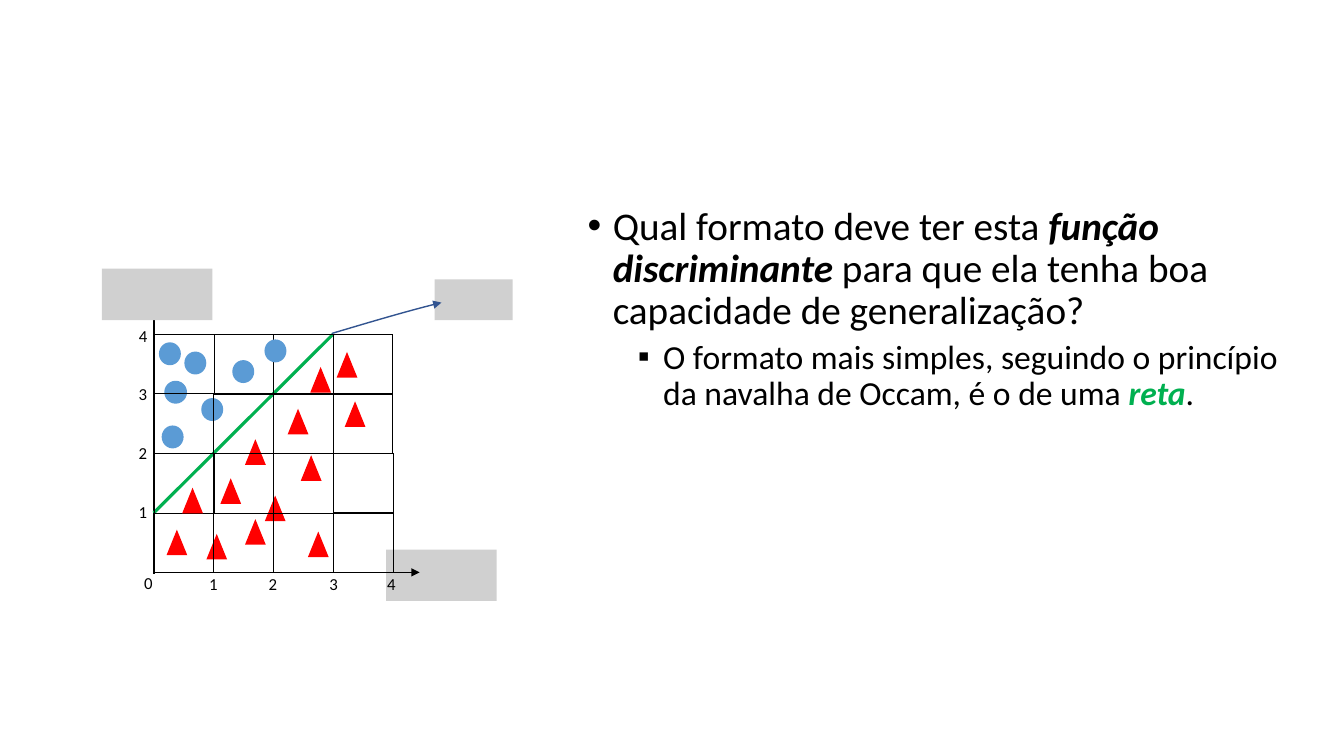
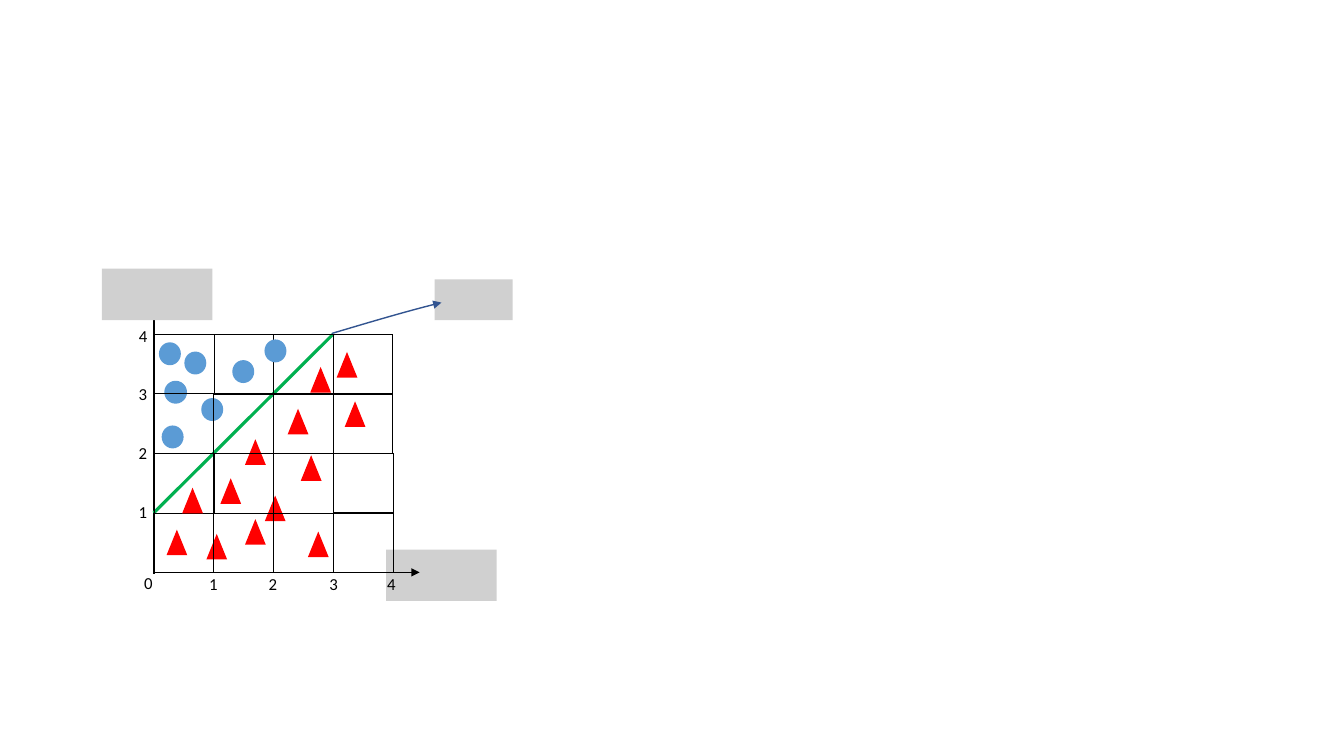
Before and after one commit to zz4fap/t320_aprendizado_de_maquina, a slide deck: slide 21 of slides/T320_Classificação (Parte I).pptx. Drawn at 1344x756 pixels with LibreOffice and Linux fonts; fonts in the diff are those of the drawing; grey boxes stand for pictures. Boxes give left, top, right and bottom in pixels: in the first picture for what was removed or moved away, otherwise in the second. Text is boxed around its words. In the diff, an @@ line names an element or a change of style, - is before the commit and + after.

```diff
--- a/slides/T320_Classificação (Parte I).pptx
+++ b/slides/T320_Classificação (Parte I).pptx
@@ text removed at bbox=[613, 212, 1278, 409] @@
-• Qual formato deve ter esta função discriminante para que ela tenha boa capacidade de generalização?
-  ▪ O formato mais simples, seguindo o princípio da navalha de Occam, é o de uma reta.
```
Also in this commit, not shown: 2 other slides changed.
